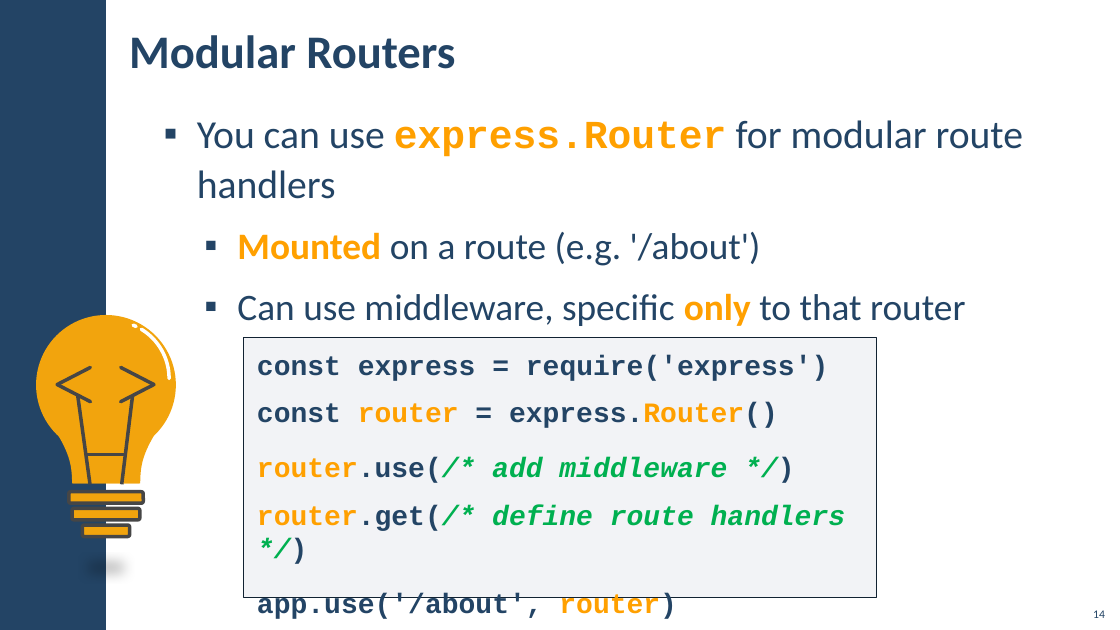
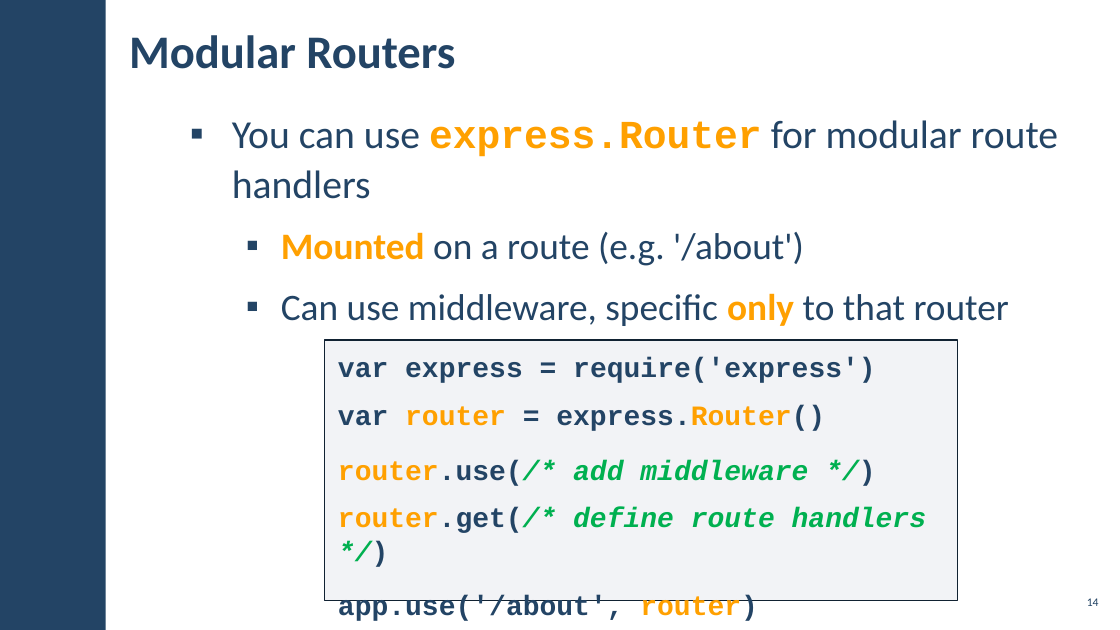
Before and after one commit to IvanVarbanov/SoftUni, a slide deck: slide 14 of JavaScript/05.JavaScript-Back-End/05.ExpressJS-and-Templating/03. ExpressJS-and-Templating.pptx. Drawn at 1120x630 pixels with LibreOffice and Linux fonts; fonts in the diff are those of the drawing; background and template pictures are left out. Boxes give left, top, right and bottom in pixels: in the first picture for what was removed or moved away, otherwise in the second. Text is boxed around its words. In the diff, an @@ line names an element or a change of style, - is before the commit and + after.

```diff
--- a/JavaScript/05.JavaScript-Back-End/05.ExpressJS-and-Templating/03. ExpressJS-and-Templating.pptx
+++ b/JavaScript/05.JavaScript-Back-End/05.ExpressJS-and-Templating/03. ExpressJS-and-Templating.pptx
@@ text "You can use express.Router for ...": place and size @@
-text "You can use express.Router for ..." at (197, 120, 1023, 326)
+text "You can use express.Router for ..." at (232, 120, 1058, 326)
@@ text "You can use express.Router for ..." at (232, 120, 1058, 326): indent changed; more space between paragraphs @@
@@ rectangle "var express = require('express')": place and size @@
-rectangle "var express = require('express')" at (244, 338, 876, 598)
+rectangle "var express = require('express')" at (325, 340, 958, 601)
@@ rectangle "var express = require('express')" at (325, 340, 958, 601): fill #ACB4C3 at 15% opacity to #ADB4C3 at 15% opacity; outline #112232 1 pt to #112233 1 pt @@
@@ text in rectangle at (338, 358, 876, 431): text changed @@
-const express = require('express')
-const router = express.Router()
+var express = require('express')
+var router = express.Router()
@@ group removed at (36, 315, 176, 537): 7 lines, 3 rounded rectangles, 2 freeform shapes, 2 arc (boxed as its full ellipse)s, 1 ellipse @@
@@ page number: place and size @@
-page number at (1093, 610, 1105, 618)
+page number at (1087, 598, 1099, 606)
@@ page number at (1087, 598, 1099, 606): vertical alignment bottom to middle @@
```
Also in this commit, not shown: 31 other slides changed, 7 slides added, 4 slides removed, 26 other files.
